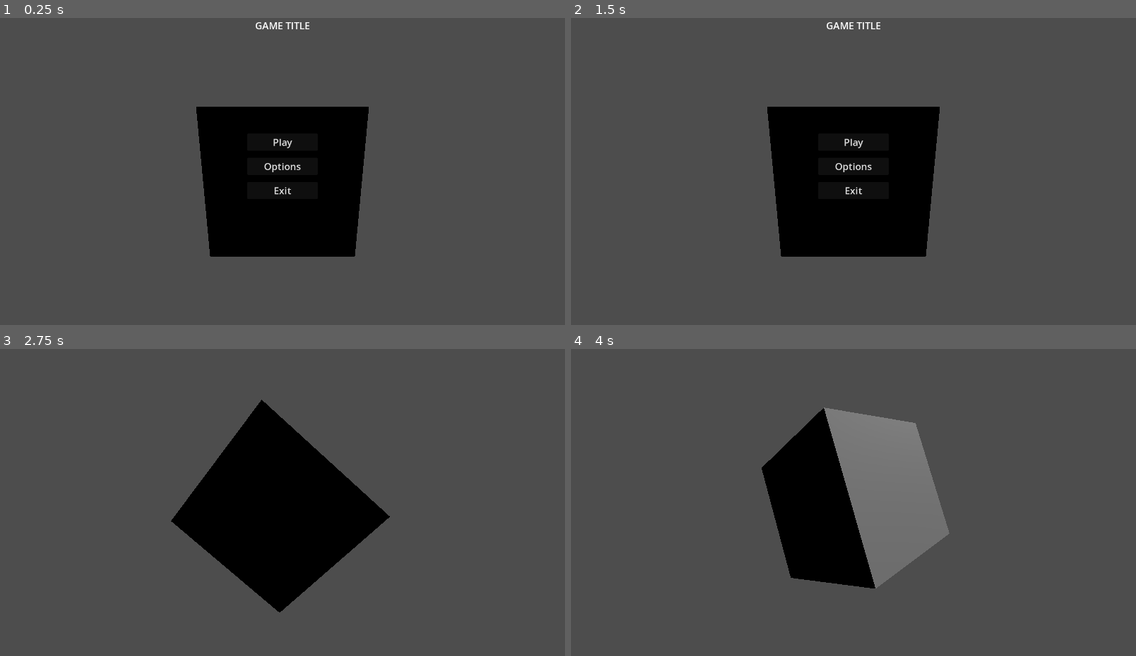
Above: before the commit, frames 1-4 (two rows, left to right).
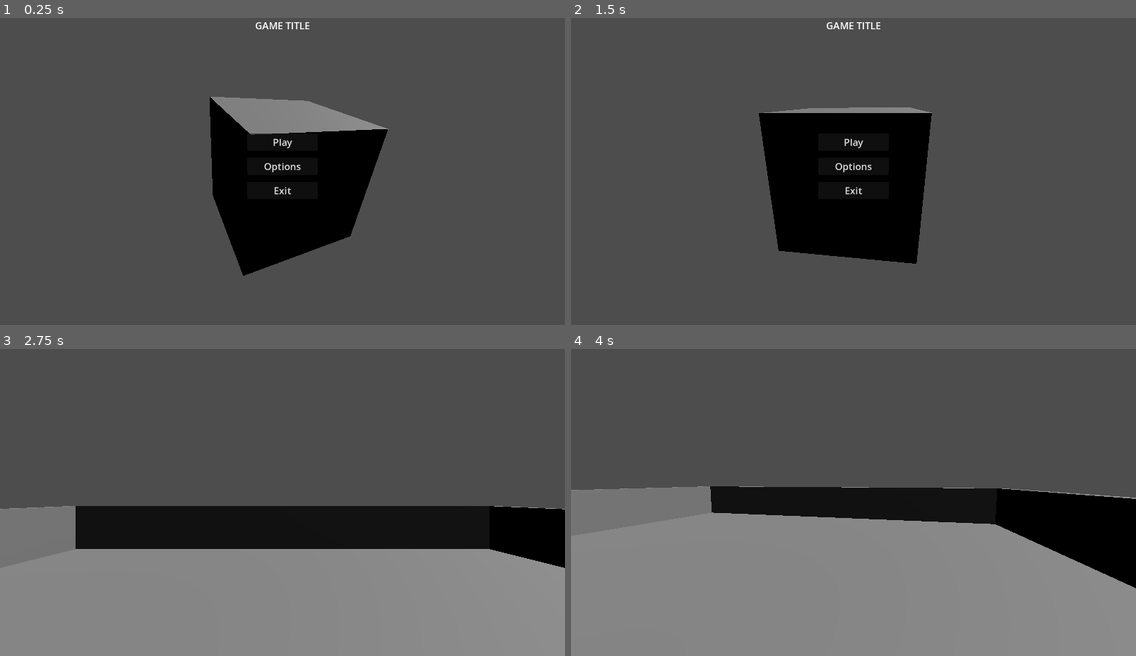
Above: after the commit, the same moments.

Repository: Kibaus/Jamsepticeye_GameJam
Game: Godot game, scene res://scenes/main.tscn
Same seed, same stepped clock (60 frames per second), same inputs: the game is played once before the commit and once after it. Sound files missing from this copy of the repository are replaced by a short silence.
Inputs (mouse positions are in pixels of both pictures, inside the frame that each line leads up to):
- Up to frame 1 (0.25 s): no input
- Up to frame 2 (1.5 s): click "Options" at 0.5 s; click "Return" at 1.25 s
- Up to frame 3 (2.75 s): click "Play" at 2 s
- Up to frame 4 (4 s): move the mouse to (977, 481) at 2.77 s; hold D (move_right) 2.78-3.53 s; tap Space (jump, bound only after the commit) at 2.85, 3.02, 3.32, 3.6, 3.77 s; move the mouse to (740, 514) at 3.52 s; hold S (move_back) from 3.53 s (still down)

The runs differ from the first frame. In frame 1, 4.9% of the frame differs, in the area x 34-69%, y 25-84%; in frame 2, 2.0%; in frame 3, 50%; in frame 4, 58%, in the area x 0-100%, y 19-100%.

Commit message:
Separated main menu and game state, game has basic enviro and character controller

Diff:
--- a/jamsepticeye-gj/project.godot
+++ b/jamsepticeye-gj/project.godot
@@ -19,6 +19,7 @@
 
 Core="*res://scripts/core.gd"
 AudioManager="*res://scenes/components/audio_manager.tscn"
+UIManager="*res://scenes/components/ui_manager.tscn"
 
 [display]
 
@@ -52,3 +53,8 @@
 "events": [Object(InputEventKey,"resource_local_to_scene":false,"resource_name":"","device":-1,"window_id":0,"alt_press …(195 unchanged characters)…
 ]
 }
+jump={
+"deadzone": 0.2,
+"events": [Object(InputEventKey,"resource_local_to_scene":false,"resource_name":"","device":-1,"window_id":0,"alt_pressed":false,"shift_pressed":false,"ctrl_pressed":false,"meta_pressed":false,"pressed":false,"keycode":0,"physical_keycode":32,"key_label":0,"unicode":32,"location":0,"echo":false,"script":null)
+]
+}
--- /dev/null
+++ b/jamsepticeye-gj/scenes/components/player.tscn
@@ -0,0 +1,28 @@
+[gd_scene load_steps=4 format=3 uid="uid://bi1fcsxwupdxd"]
+
+[ext_resource type="Script" uid="uid://dm5h47oxmhnrp" path="res://scripts/player.gd" id="1_6mmc7"]
+
+[sub_resource type="CapsuleShape3D" id="CapsuleShape3D_h3cwf"]
+radius = 0.3
+height = 1.6
+
+[sub_resource type="CapsuleMesh" id="CapsuleMesh_u8vuu"]
+radius = 0.3
+height = 1.6
+
+[node name="Player" type="CharacterBody3D"]
+script = ExtResource("1_6mmc7")
+
+[node name="CollisionShape3D" type="CollisionShape3D" parent="."]
+transform = Transform3D(1, 0, 0, 0, 1, 0, 0, 0, 1, 0, 0.8, 0)
+shape = SubResource("CapsuleShape3D_h3cwf")
+
+[node name="MeshInstance3D" type="MeshInstance3D" parent="."]
+transform = Transform3D(1, 0, 0, 0, 1, 0, 0, 0, 1, 0, 0.8, 0)
+mesh = SubResource("CapsuleMesh_u8vuu")
+
+[node name="CamPivot" type="Marker3D" parent="."]
+unique_name_in_owner = true
+transform = Transform3D(1, 0, 0, 0, 1, 0, 0, 0, 1, 0, 1.2, 0)
+
+[node name="Camera3D" type="Camera3D" parent="CamPivot"]
--- /dev/null
+++ b/jamsepticeye-gj/scenes/components/ui_manager.tscn
@@ -0,0 +1,39 @@
+[gd_scene load_steps=7 format=3 uid="uid://dej2888vlmdd8"]
+
+[ext_resource type="Script" uid="uid://ct2pb3ccvpyit" path="res://scripts/ui_manager.gd" id="1_ixhu3"]
+[ext_resource type="PackedScene" uid="uid://dfma1x4vpjig2" path="res://scenes/components/ui_main.tscn" id="2_gl862"]
+[ext_resource type="PackedScene" uid="uid://dsmv4yrsau6xy" path="res://scenes/components/ui_pause.tscn" id="3_hst8a"]
+[ext_resource type="PackedScene" uid="uid://bf5knpqguv2r1" path="res://scenes/components/ui_options.tscn" id="4_tanoa"]
+[ext_resource type="PackedScene" uid="uid://s7ma42yxvhwv" path="res://scenes/components/ui_ingame.tscn" id="5_jo33p"]
+
+[sub_resource type="Theme" id="Theme_0wfyh"]
+default_font_size = 22
+
+[node name="UIManager" type="Control"]
+process_mode = 3
+layout_mode = 3
+anchors_preset = 15
+anchor_right = 1.0
+anchor_bottom = 1.0
+grow_horizontal = 2
+grow_vertical = 2
+size_flags_horizontal = 3
+size_flags_vertical = 3
+theme = SubResource("Theme_0wfyh")
+script = ExtResource("1_ixhu3")
+
+[node name="ui_main" parent="." instance=ExtResource("2_gl862")]
+visible = false
+layout_mode = 1
+
+[node name="ui_pause" parent="." instance=ExtResource("3_hst8a")]
+visible = false
+layout_mode = 1
+
+[node name="ui_options" parent="." instance=ExtResource("4_tanoa")]
+visible = false
+layout_mode = 1
+
+[node name="ui_ingame" parent="." instance=ExtResource("5_jo33p")]
+visible = false
+layout_mode = 0
--- /dev/null
+++ b/jamsepticeye-gj/scenes/game.tscn
@@ -0,0 +1,80 @@
+[gd_scene load_steps=8 format=3 uid="uid://dibbitpgdr7gr"]
+
+[ext_resource type="PackedScene" uid="uid://bi1fcsxwupdxd" path="res://scenes/components/player.tscn" id="1_uwrxv"]
+
+[sub_resource type="BoxMesh" id="BoxMesh_uwrxv"]
+size = Vector3(0.2, 1, 10)
+
+[sub_resource type="BoxShape3D" id="BoxShape3D_yqjtg"]
+size = Vector3(0.2, 1, 10)
+
+[sub_resource type="BoxMesh" id="BoxMesh_yqjtg"]
+size = Vector3(10, 0.2, 10)
+
+[sub_resource type="BoxShape3D" id="BoxShape3D_lnu2h"]
+size = Vector3(10, 0.2, 10)
+
+[sub_resource type="BoxMesh" id="BoxMesh_lnu2h"]
+size = Vector3(9.6, 1, 0.2)
+
+[sub_resource type="BoxShape3D" id="BoxShape3D_lbhrr"]
+size = Vector3(9.6, 1, 0.2)
+
+[node name="Game" type="Node"]
+
+[node name="Player" parent="." instance=ExtResource("1_uwrxv")]
+
+[node name="TestEnvironment" type="Node" parent="."]
+
+[node name="DirectionalLight3D" type="DirectionalLight3D" parent="TestEnvironment"]
+transform = Transform3D(0.8067129, 0.01113837, 0.5908386, -0.59094363, 0.015205286, 0.8065696, 0, -0.9998224, 0.018848447, 0, 6.230423, 0)
+
+[node name="StaticBody3D2" type="StaticBody3D" parent="TestEnvironment"]
+transform = Transform3D(1, 0, 0, 0, 1, 0, 0, 0, 1, 4.9, 0.5, 0)
+
+[node name="MeshInstance3D" type="MeshInstance3D" parent="TestEnvironment/StaticBody3D2"]
+mesh = SubResource("BoxMesh_uwrxv")
+skeleton = NodePath("../../..")
+
+[node name="CollisionShape3D" type="CollisionShape3D" parent="TestEnvironment/StaticBody3D2"]
+shape = SubResource("BoxShape3D_yqjtg")
+
+[node name="StaticBody3D" type="StaticBody3D" parent="TestEnvironment"]
+transform = Transform3D(1, 0, 0, 0, 1, 0, 0, 0, 1, 0, -0.1, 0)
+
+[node name="MeshInstance3D" type="MeshInstance3D" parent="TestEnvironment/StaticBody3D"]
+mesh = SubResource("BoxMesh_yqjtg")
+skeleton = NodePath("../..")
+
+[node name="CollisionShape3D" type="CollisionShape3D" parent="TestEnvironment/StaticBody3D"]
+shape = SubResource("BoxShape3D_lnu2h")
+
+[node name="StaticBody3D3" type="StaticBody3D" parent="TestEnvironment"]
+transform = Transform3D(1, 0, 0, 0, 1, 0, 0, 0, 1, -4.9, 0.5, 0)
+
+[node name="MeshInstance3D" type="MeshInstance3D" parent="TestEnvironment/StaticBody3D3"]
+mesh = SubResource("BoxMesh_uwrxv")
+skeleton = NodePath("../../..")
+
+[node name="CollisionShape3D" type="CollisionShape3D" parent="TestEnvironment/StaticBody3D3"]
+shape = SubResource("BoxShape3D_yqjtg")
+
+[node name="StaticBody3D4" type="StaticBody3D" parent="TestEnvironment"]
+transform = Transform3D(1, 0, 0, 0, 1, 0, 0, 0, 1, 0, 0.5, 4.9)
+
+[node name="MeshInstance3D" type="MeshInstance3D" parent="TestEnvironment/StaticBody3D4"]
+mesh = SubResource("BoxMesh_lnu2h")
+skeleton = NodePath("../../..")
+
+[node name="CollisionShape3D" type="CollisionShape3D" parent="TestEnvironment/StaticBody3D4"]
+shape = SubResource("BoxShape3D_lbhrr")
+
+[node name="StaticBody3D5" type="StaticBody3D" parent="TestEnvironment"]
+transform = Transform3D(1, 0, 0, 0, 1, 0, 0, 0, 1, 0, 0.5, -4.9)
+
+[node name="MeshInstance3D" type="MeshInstance3D" parent="TestEnvironment/StaticBody3D5"]
+mesh = SubResource("BoxMesh_lnu2h")
+skeleton = NodePath("../../..")
+
+[node name="CollisionShape3D" type="CollisionShape3D" parent="TestEnvironment/StaticBody3D5"]
+shape = SubResource("BoxShape3D_lbhrr")
--- a/jamsepticeye-gj/scenes/main.tscn
+++ b/jamsepticeye-gj/scenes/main.tscn
@@ -1,63 +1,27 @@
-[gd_scene load_steps=9 format=3 uid="uid://cixf3wvefct1u"]
+[gd_scene load_steps=4 format=3 uid="uid://cixf3wvefct1u"]
 
-[ext_resource type="Script" uid="uid://ct2pb3ccvpyit" path="res://scripts/ui_manager.gd" id="1_o5qli"]
+[ext_resource type="Script" uid="uid://bgawkti3xmrss" path="res://scripts/setup.gd" id="1_0wfyh"]
 [ext_resource type="Script" uid="uid://c676rw6y8mnym" path="res://scripts/spin_thing.gd" id="1_tbgi4"]
-[ext_resource type="PackedScene" uid="uid://dfma1x4vpjig2" path="res://scenes/ui_main.tscn" id="3_tefeu"]
-[ext_resource type="PackedScene" uid="uid://dsmv4yrsau6xy" path="res://scenes/ui_pause.tscn" id="4_o6xl0"]
-[ext_resource type="PackedScene" uid="uid://bf5knpqguv2r1" path="res://scenes/ui_options.tscn" id="5_tipki"]
-[ext_resource type="PackedScene" uid="uid://s7ma42yxvhwv" path="res://scenes/ui_ingame.tscn" id="6_85g3d"]
 
 [sub_resource type="BoxMesh" id="BoxMesh_tbgi4"]
 
-[sub_resource type="Theme" id="Theme_0wfyh"]
-default_font_size = 22
+[node name="Main" type="Node"]
 
-[node name="main" type="Node"]
+[node name="Setup" type="Node" parent="."]
+script = ExtResource("1_0wfyh")
 
-[node name="Game" type="Node" parent="."]
-
-[node name="CamPivot" type="Marker3D" parent="Game"]
+[node name="CamPivot" type="Marker3D" parent="."]
 transform = Transform3D(1, 0, 0, 0, 0.9723699, 0.23344538, 0, -0.23344538, 0.9723699, 0, 0.882406, 0)
 
-[node name="Camera3D" type="Camera3D" parent="Game/CamPivot"]
+[node name="Camera3D" type="Camera3D" parent="CamPivot"]
 
-[node name="test" type="Node" parent="Game"]
+[node name="test" type="Node" parent="."]
 
-[node name="spin_thing" type="MeshInstance3D" parent="Game/test"]
+[node name="spin_thing" type="MeshInstance3D" parent="test"]
 transform = Transform3D(2, 0, 0, 0, 2, 0, 0, 0, 2, 0, 0, -3.4914098)
 mesh = SubResource("BoxMesh_tbgi4")
-skeleton = NodePath("../..")
+skeleton = NodePath("")
 script = ExtResource("1_tbgi4")
 
-[node name="DirectionalLight3D" type="DirectionalLight3D" parent="Game/test"]
+[node name="DirectionalLight3D" type="DirectionalLight3D" parent="test"]
 transform = Transform3D(0.72478545, -0.21204698, 0.655532, -0.68897474, -0.22306854, 0.6896046, 0, -0.9514603, -0.30777183, 0, 0, 0)
-
-[node name="UIManager" type="Control" parent="."]
-unique_name_in_owner = true
-process_mode = 3
-layout_mode = 3
-anchors_preset = 15
-anchor_right = 1.0
-anchor_bottom = 1.0
-grow_horizontal = 2
-grow_vertical = 2
-size_flags_horizontal = 3
-size_flags_vertical = 3
-theme = SubResource("Theme_0wfyh")
-script = ExtResource("1_o5qli")
-
-[node name="ui_main" parent="UIManager" instance=ExtResource("3_tefeu")]
-visible = false
-layout_mode = 1
-
-[node name="ui_pause" parent="UIManager" instance=ExtResource("4_o6xl0")]
-visible = false
-layout_mode = 1
-
-[node name="ui_options" parent="UIManager" instance=ExtResource("5_tipki")]
-visible = false
-layout_mode = 1
-
-[node name="ui_ingame" parent="UIManager" instance=ExtResource("6_85g3d")]
-visible = false
-layout_mode = 0
--- /dev/null
+++ b/jamsepticeye-gj/scripts/player.gd
@@ -0,0 +1,85 @@
+extends CharacterBody3D
+
+@export var speed = 160
+@export var fall_acceleration = 75
+
+@export var jump_enable : bool = false
+@export var jump_impulse = 20
+
+var target_velocity = Vector3.ZERO
+
+#mouse input
+@export_range(1, 100, 1) var mouse_sensitivity: int = 50
+@export var max_pitch : float = 89
+@export var min_pitch : float = -89
+
+func _ready() -> void:
+	$MeshInstance3D.hide()
+	Input.set_use_accumulated_input(false)
+
+func _input(event) -> void:
+	if event is InputEventMouseMotion:
+		aim_look(event)
+
+func _physics_process(delta: float) -> void:
+	_update_movement(delta)
+
+func _update_movement(delta):
+	var direction = Vector3.ZERO
+
+	if Input.is_action_pressed("move_forward"):
+		direction.z -= 1
+	if Input.is_action_pressed("move_back"):
+		direction.z += 1
+	if Input.is_action_pressed("move_left"):
+		direction.x -= 1
+	if Input.is_action_pressed("move_right"):
+		direction.x += 1
+
+	if direction != Vector3.ZERO:
+		direction = direction.normalized()
+
+	target_velocity.x = direction.x * speed * delta
+	target_velocity.z = direction.z * speed * delta
+
+	if is_on_floor() == false:
+		target_velocity.y = target_velocity.y -(fall_acceleration * delta)
+
+	if is_on_floor() and Input.is_action_just_pressed("jump") and jump_enable:
+		target_velocity.y = jump_impulse
+
+	velocity = target_velocity.rotated(Vector3.UP,rotation.y)
+	move_and_slide()
+
+#Handles aim look with the mouse.
+func aim_look(event: InputEventMouseMotion)-> void:
+	var viewport_transform: Transform2D = get_tree().root.get_final_transform()
+	var motion: Vector2 = event.xformed_by(viewport_transform).relative
+	var degrees_per_unit: float = 0.001
+
+	motion *= mouse_sensitivity
+	motion *= degrees_per_unit
+
+	add_yaw(motion.x)
+	add_pitch(motion.y)
+	clamp_pitch()
+
+func add_yaw(amount)->void:
+	if is_zero_approx(amount):
+		return
+
+	rotate_object_local(Vector3.DOWN, deg_to_rad(amount))
+	orthonormalize()
+
+func add_pitch(amount)->void:
+	if is_zero_approx(amount):
+		return
+
+	%CamPivot.rotate_object_local(Vector3.LEFT, deg_to_rad(amount))
+	%CamPivot.orthonormalize()
+
+func clamp_pitch()->void:
+	if %CamPivot.rotation.x > deg_to_rad(min_pitch) and %CamPivot.rotation.x < deg_to_rad(max_pitch):
+		return
+	%CamPivot.rotation.x = clamp(%CamPivot.rotation.x, deg_to_rad(min_pitch), deg_to_rad(max_pitch))
+	%CamPivot.orthonormalize()
--- /dev/null
+++ b/jamsepticeye-gj/scripts/setup.gd
@@ -0,0 +1,15 @@
+extends Node
+
+static var first_load : bool  = true
+
+# Called when the node enters the scene tree for the first time.
+func _ready() -> void:
+	if first_load == false:
+		return
+
+	AudioManager.set_background_music_volume(0)
+	first_load = false
+
+# Called every frame. 'delta' is the elapsed time since the previous frame.
+func _process(delta: float) -> void:
+	pass
--- a/jamsepticeye-gj/scripts/ui_main.gd
+++ b/jamsepticeye-gj/scripts/ui_main.gd
@@ -6,12 +6,11 @@
 	pass # Replace with function body.
 
 func _on_play_button_down() -> void:
-	%UIManager.switch_ui(%UIManager.UI.ingame)
-	pass # Replace with function body.
+	get_tree().change_scene_to_file("res://scenes/game.tscn")
+	UIManager.switch_ui(UIManager.UI.ingame)
 
 func _on_options_button_down() -> void:
-	%UIManager.switch_ui(%UIManager.UI.options)
-	pass # Replace with function body.
+	UIManager.switch_ui(UIManager.UI.options)
 
 func _on_exit_button_down() -> void:
 	get_tree().quit()
--- a/jamsepticeye-gj/scripts/ui_manager.gd
+++ b/jamsepticeye-gj/scripts/ui_manager.gd
@@ -41,12 +41,15 @@
 	match id:
 		UI.main:
 			$ui_main.show()
-			get_tree().paused = true
+			get_tree().paused = false
+			Input.set_mouse_mode(Input.MOUSE_MODE_VISIBLE)
 		UI.pause:
 			$ui_pause.show()
 			get_tree().paused = true
+			Input.set_mouse_mode(Input.MOUSE_MODE_VISIBLE)
 		UI.options:
 			$ui_options.show()
 		UI.ingame:
 			$ui_ingame.show()
 			get_tree().paused = false
+			Input.set_mouse_mode(Input.MOUSE_MODE_CAPTURED)
--- a/jamsepticeye-gj/scripts/ui_options.gd
+++ b/jamsepticeye-gj/scripts/ui_options.gd
@@ -6,5 +6,5 @@
 	pass # Replace with function body.
 
 func _on_return_button_down() -> void:
-	%UIManager.switch_ui(%UIManager.previous_ui)
+	UIManager.switch_ui(UIManager.previous_ui)
 	pass # Replace with function body.
--- a/jamsepticeye-gj/scripts/ui_pause.gd
+++ b/jamsepticeye-gj/scripts/ui_pause.gd
@@ -11,13 +11,14 @@
 	pass
 
 func _on_continue_button_down() -> void:
-	%UIManager.switch_ui(%UIManager.UI.ingame)
+	UIManager.switch_ui(UIManager.UI.ingame)
 	pass # Replace with function body.
 
 func _on_options_button_down() -> void:
-	%UIManager.switch_ui(%UIManager.UI.options)
+	UIManager.switch_ui(UIManager.UI.options)
 	pass # Replace with function body.
 
 func _on_totitle_button_down() -> void:
-	%UIManager.switch_ui(%UIManager.UI.main)
+	get_tree().change_scene_to_file("res://scenes/main.tscn")
+	UIManager.switch_ui(UIManager.UI.main)
 	pass # Replace with function body.
Renamed: jamsepticeye-gj/scenes/ui_ingame.tscn -> jamsepticeye-gj/scenes/components/ui_ingame.tscn
Renamed: jamsepticeye-gj/scenes/ui_main.tscn -> jamsepticeye-gj/scenes/components/ui_main.tscn
Renamed: jamsepticeye-gj/scenes/ui_options.tscn -> jamsepticeye-gj/scenes/components/ui_options.tscn
Renamed: jamsepticeye-gj/scenes/ui_pause.tscn -> jamsepticeye-gj/scenes/components/ui_pause.tscn
Not shown, added: jamsepticeye-gj/scripts/player.gd.uid
Not shown, added: jamsepticeye-gj/scripts/setup.gd.uid
Not shown, added: jamsepticeye-gj/scenes/game.tscn2160761326.tmp
